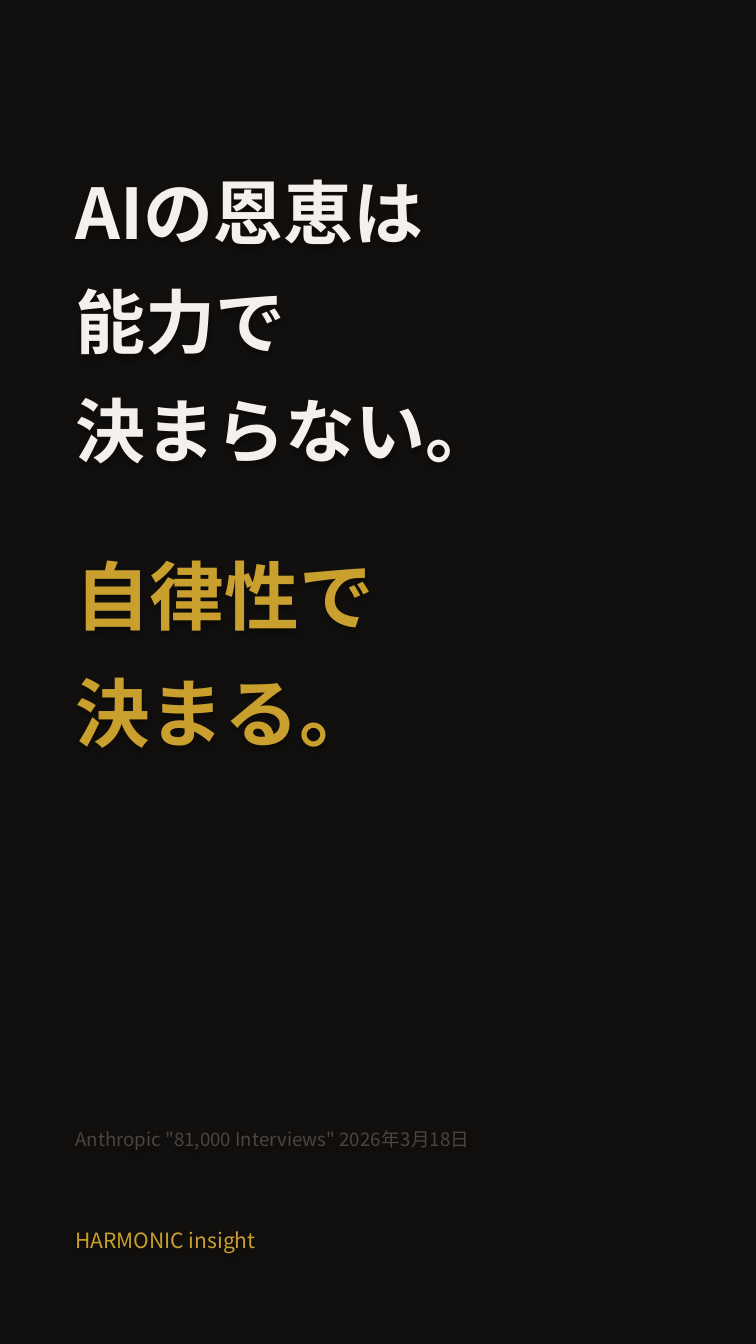
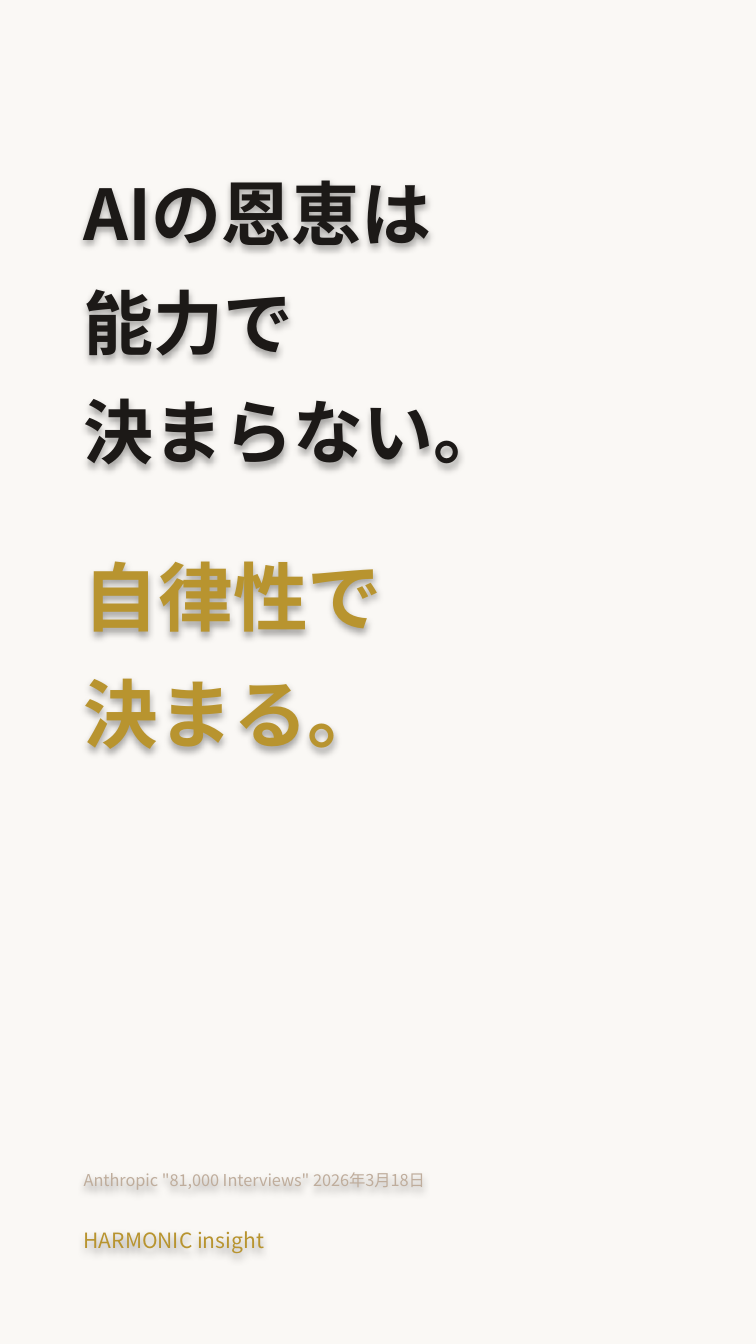
Before and after one commit to HarmonicInsight/harmonic-marketing, a slide deck: slide 5 of content/youtube/shorts/SHORT_NEWS_02_anthropic_autonomy.pptx. Drawn at 756x1344 pixels with LibreOffice and Linux fonts; fonts in the diff are those of the drawing. Boxes give left, top, right and bottom in pixels: in the first picture for what was removed or moved away, otherwise in the second. Text is boxed around its words. In the diff, an @@ line names an element or a change of style, - is before the commit and + after.

```diff
--- a/content/youtube/shorts/SHORT_NEWS_02_anthropic_autonomy.pptx
+++ b/content/youtube/shorts/SHORT_NEWS_02_anthropic_autonomy.pptx
@@ background #12100E to #FAF8F5 @@
@@ text "AIの恩恵は": place and size @@
-text "AIの恩恵は" at (75,288,495,464)
+text "AIの恩恵は" at (84,289,504,469)
@@ text "AIの恩恵は" at (84,289,504,469): text colour #F5F0EB to #1C1917 @@
@@ text "自律性で": place and size @@
-text "自律性で" at (75,560,374,748)
+text "自律性で" at (84,561,383,753)
@@ text "自律性で" at (84,561,383,753): text colour #C9A02D to #B8942F @@
@@ text "Anthropic "81,000 Interviews" 2026年3月18日": place and size @@
-text "Anthropic "81,000 Interviews" 2026年3月18日" at (75,1131,469,1150)
+text "Anthropic "81,000 Interviews" 2026年3月18日" at (84,1173,425,1190)
@@ text "Anthropic "81,000 Interviews" 2026年3月18日" at (84,1173,425,1190): size 8 to 7 pt, text colour #4A4540 to #BFAD9C @@
@@ text "HARMONIC insight" at (84,1231,264,1253): text colour #C9A02D to #B8942F @@
@@ text "HARMONIC insight": place and size @@
-text "HARMONIC insight" at (75,1231,256,1253)
+text "HARMONIC insight" at (84,1231,264,1253)
```
Also in this commit, not shown: 4 other slides changed, 3 other files.
